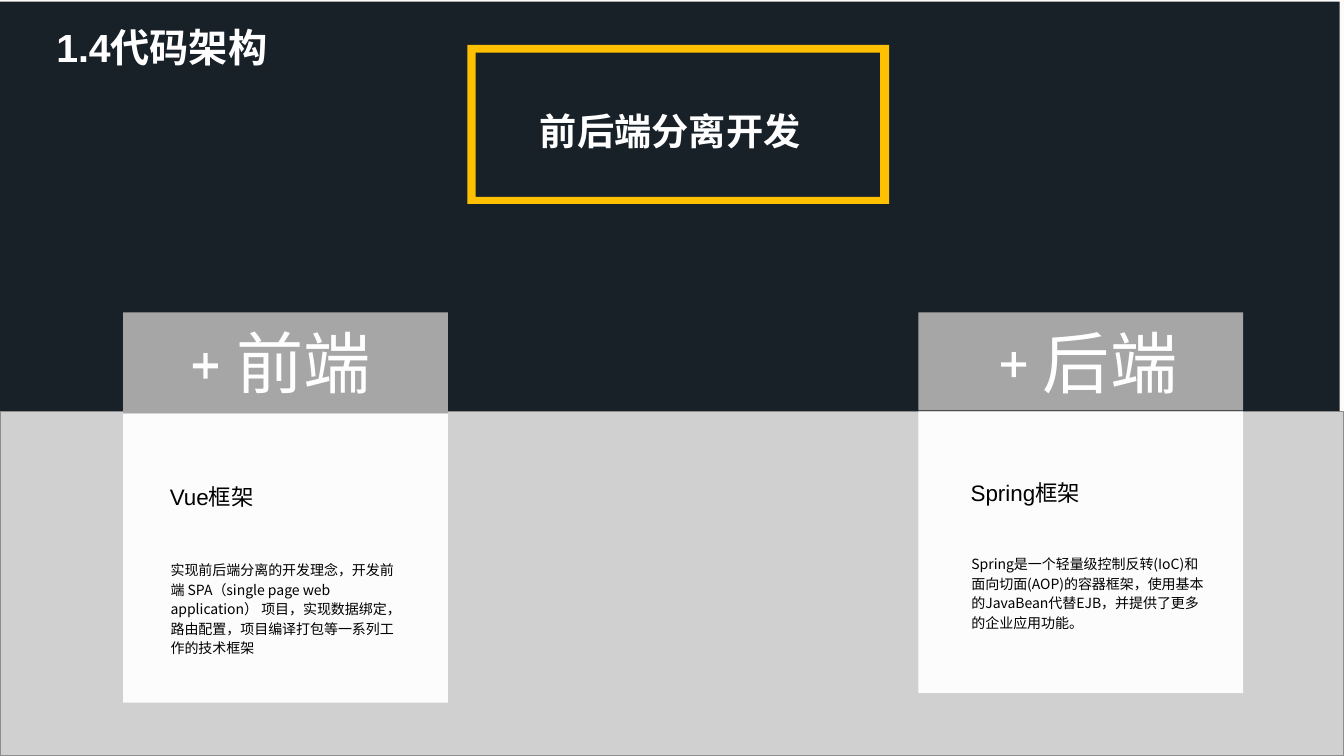
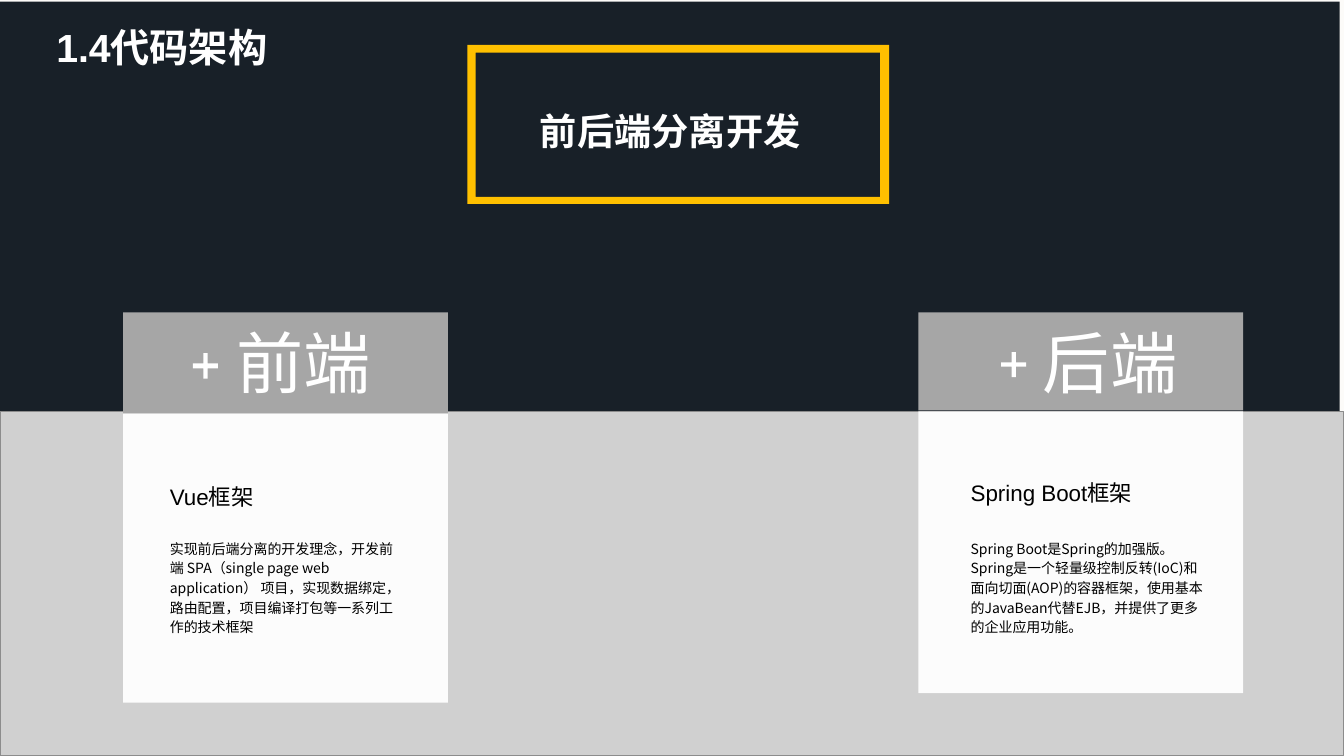
Before and after one commit to Software-Training/Development-steps, a slide deck: slide 8 of 项目架构与框架.pptx. Drawn at 1344x756 pixels with LibreOffice and Linux fonts; fonts in the diff are those of the drawing; grey boxes stand for pictures. Boxes give left, top, right and bottom in pixels: in the first picture for what was removed or moved away, otherwise in the second. Text is boxed around its words. In the diff, an @@ line names an element or a change of style, - is before the commit and + after.

Commit message:
lcc commit

```diff
--- a/项目架构与框架.pptx
+++ b/项目架构与框架.pptx
@@ text at [971,483,1132,506]: text changed @@
-Spring框架
+Spring Boot框架
@@ text "实现前后端分离的开发理念，开发前端 SPA（single page web application） ...": place and size @@
-text "实现前后端分离的开发理念，开发前端 SPA（single page web application） ..." at [171,563,401,654]
+text "实现前后端分离的开发理念，开发前端 SPA（single page web application） ..." at [170,542,401,633]
@@ text at [971,542,1203,633]: text changed @@
-Spring是一个轻量级控制反转(IoC)和面向切面(AOP)的容器框架，使用基本的JavaBean代替EJB，并提供了更多的企业应用功能。
+Spring Boot是Spring的加强版。Spring是一个轻量级控制反转(IoC)和面向切面(AOP)的容器框架，使用基本的JavaBean代替EJB，并提供了更多的企业应用功能。
```
Also in this commit, not shown: 6 other slides changed.
